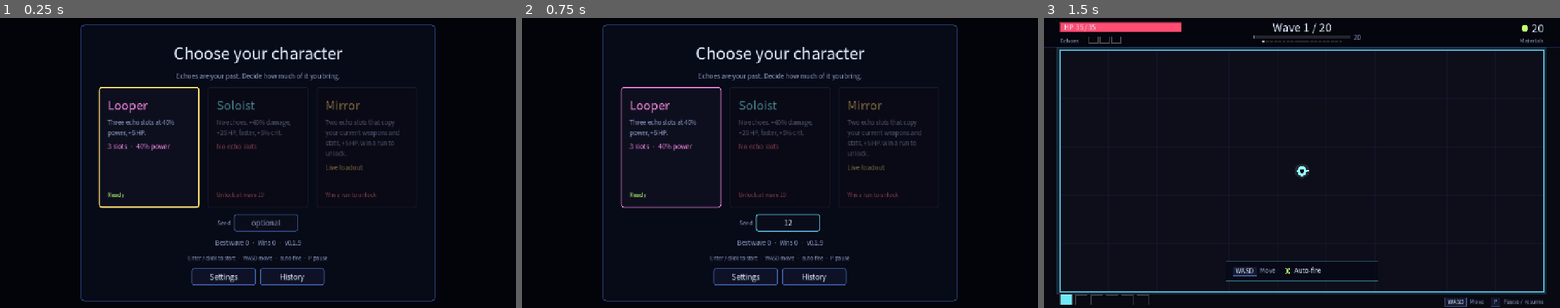
Above: before the commit, frames 1-3 (left to right).
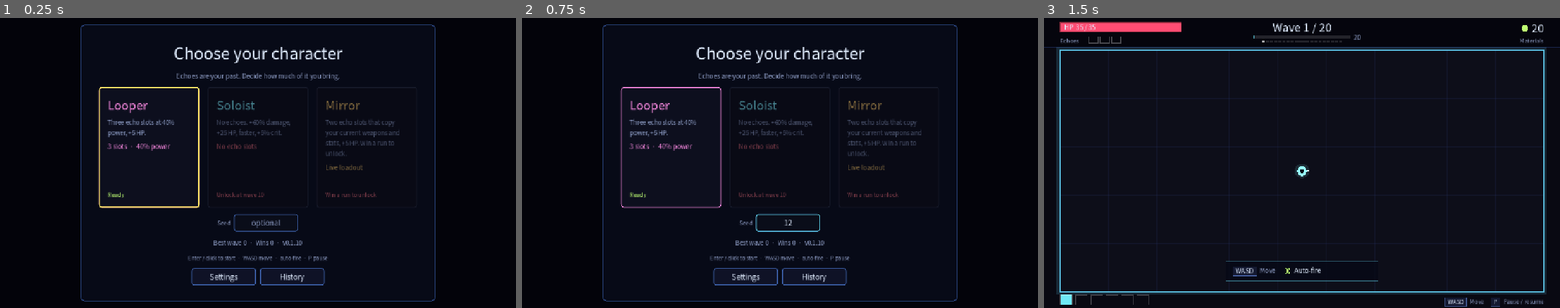
Above: after the commit, the same moments.

Repository: BrickerP/reverb
Game: Godot game, scene res://scenes/main.tscn
The game is run twice, just before and just after one commit, with the same random seed, the same clock (stepped at 60 frames per second) and the same inputs.
Inputs (mouse positions are in pixels of both pictures, inside the frame that each line leads up to):
- Up to frame 1 (0.25 s): no input
- Up to frame 2 (0.75 s): click (790, 223) at 0.52 s; type "12" at 0.6 s
- Up to frame 3 (1.5 s): click (1193, 148) at 1.25 s

The runs differ from the first frame. In frame 1, 0.2% of the frame differs, in the area x 41-59%, y 76-79%; in frame 2, 0.2%; in frame 3, nothing differs.

Commit message:
Add the Silencer enemy that briefly mutes echoes on contact

Diff:
--- a/project.godot
+++ b/project.godot
@@ -7,7 +7,7 @@
 [application]
 
 config/name="Reverb"
-config/version="0.1.9"
+config/version="0.1.10"
 run/main_scene="res://scenes/main.tscn"
 config/features=PackedStringArray("4.7", "GL Compatibility")
 
--- a/scripts/data/content.gd
+++ b/scripts/data/content.gd
@@ -151,6 +151,10 @@
 		"hp": 42.0, "speed": 62.0, "damage": 6.0, "radius": 19.0, "cost": 4.5, "min_wave": 5,
 		"weight": 2.0, "drop": 3, "color": Color(0.8, 0.4, 1.0), "sides": 6,
 	})
+	_enemy(&"silencer", {
+		"hp": 18.0, "speed": 115.0, "damage": 3.0, "radius": 12.0, "cost": 2.0, "min_wave": 8,
+		"weight": 1.2, "drop": 1, "color": Color(0.65, 0.8, 1.0), "sides": 5, "silence_time": 2.0,
+	})
 	_enemy(&"paradox", {
 		"hp": 5200.0, "speed": 55.0, "damage": 8.0, "radius": 30.0, "cost": 0.0, "min_wave": 20,
 		"weight": 0.0, "drop": 40, "color": Color(0.8, 0.5, 1.0), "sides": 8, "is_boss": true,
--- a/scripts/data/enemy_def.gd
+++ b/scripts/data/enemy_def.gd
@@ -13,3 +13,4 @@
 @export var color: Color = Color.WHITE
 @export var sides: int = 0
 @export var is_boss: bool = false
+@export var silence_time: float = 0.0
--- a/scripts/sim/sim.gd
+++ b/scripts/sim/sim.gd
@@ -292,6 +292,9 @@
 			player.hp -= e.damage
 			player.iframes = IFRAME_TIME
 			player_hurt.emit(e.damage)
+			if e.def.silence_time > echo_silenced:
+				echo_silenced = e.def.silence_time
+				echoes_silenced.emit(e.def.silence_time)
 
 
 func _update_pickups(delta: float) -> void:
--- a/tests/test_run_log.gd
+++ b/tests/test_run_log.gd
@@ -36,7 +36,7 @@
 	c.eq(lines, 2, "two runs")
 	c.eq(int(first.get("seed", 0)), 7, "seed")
 	c.eq(str(first.get("character", "")), "looper", "character")
-	c.eq(str(first.get("version", "")), "0.1.9", "build version")
+	c.eq(str(first.get("version", "")), "0.1.10", "build version")
 	c.eq(int(first.get("wave", 0)), 5, "wave")
 	c.eq(bool(first.get("won", true)), false, "loss")
 	c.eq(int(first.get("kills", 0)), 42, "kills")
--- a/tests/test_sim.gd
+++ b/tests/test_sim.gd
@@ -36,6 +36,28 @@
 func _finish_wave(s: Sim) -> void:
 	s.wave_duration = 0.05
 	_run(s, 5)
+
+
+func test_silencer_touch_silences_echoes(c: Check) -> void:
+	var s := _sim()
+	_immortal(s)
+	s.player.weapons.clear()
+	s.player.cooldowns.clear()
+	var e := EnemyState.new()
+	e.uid = 4242
+	e.def = Content.enemy(&"silencer")
+	e.pos = s.player.pos
+	e.radius = e.def.radius
+	e.max_hp = 100.0
+	e.hp = 100.0
+	e.damage = 0.0
+	e.speed = 0.0
+	s.enemies.append(e)
+	var silences := [0]
+	s.echoes_silenced.connect(func(_duration: float) -> void: silences[0] += 1)
+	s.step(DT, Vector2.ZERO)
+	c.ok(s.echo_silenced >= 2.0, "the touch silences echoes")
+	c.eq(silences[0], 1, "the silence signal fires")
 
 
 func test_player_moves_and_stays_in_arena(c: Check) -> void:
Binary file changed: docs/select.png
Not shown, changed: README.md
